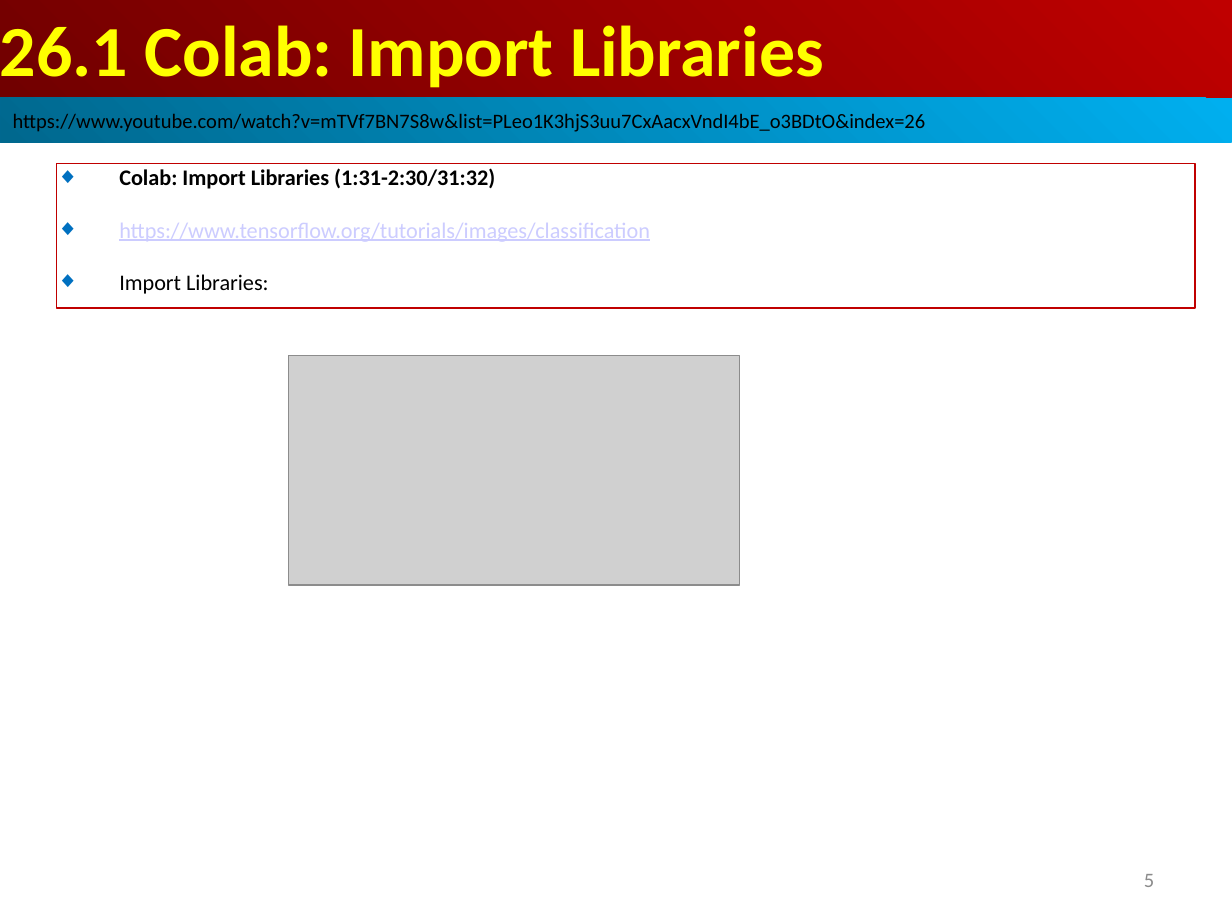
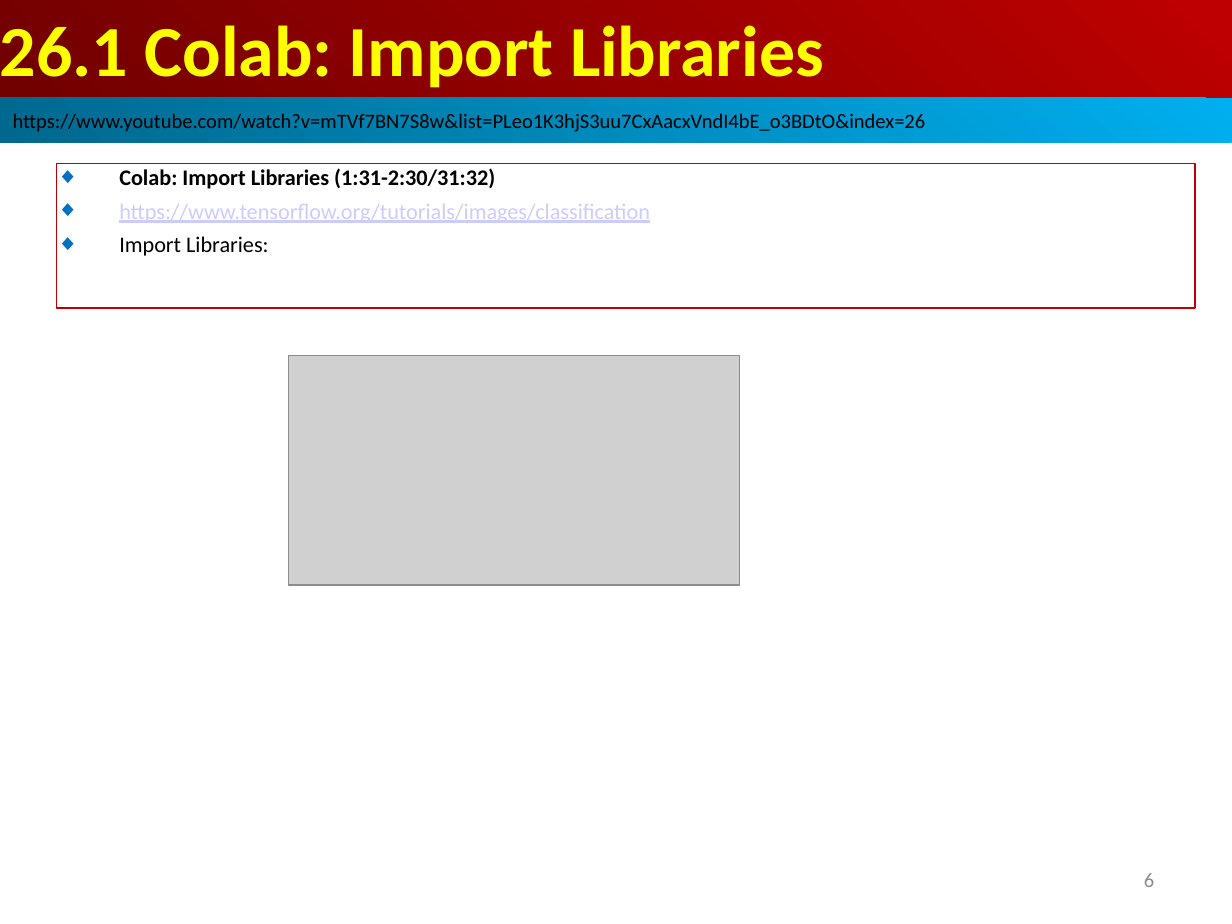
Before and after one commit to peterhchen/AIU_CS512_DL, a slide deck: slide 6 of 000_Lecture_Project/week13/01_Lecture/26_Data_Agument.ppt (slide 5 before the commit). Drawn at 1232x924 pixels with LibreOffice and Linux fonts; fonts in the diff are those of the drawing; grey boxes stand for pictures. Boxes give left, top, right and bottom in pixels: in the first picture for what was removed or moved away, otherwise in the second. Text is boxed around its words. In the diff, an @@ line names an element or a change of style, - is before the commit and + after.

```diff
--- a/000_Lecture_Project/week13/01_Lecture/26_Data_Agument.ppt
+++ b/000_Lecture_Project/week13/01_Lecture/26_Data_Agument.ppt
@@ rectangle "Colab: Import Libraries (1:31-2:30/31:32)" at bbox=[57, 164, 1195, 308]: less space between paragraphs @@
@@ page number at bbox=[1144, 873, 1154, 887]: text changed @@
-5
+6
```
Also in this commit, not shown: 6 other slides changed, 5 slides added.
